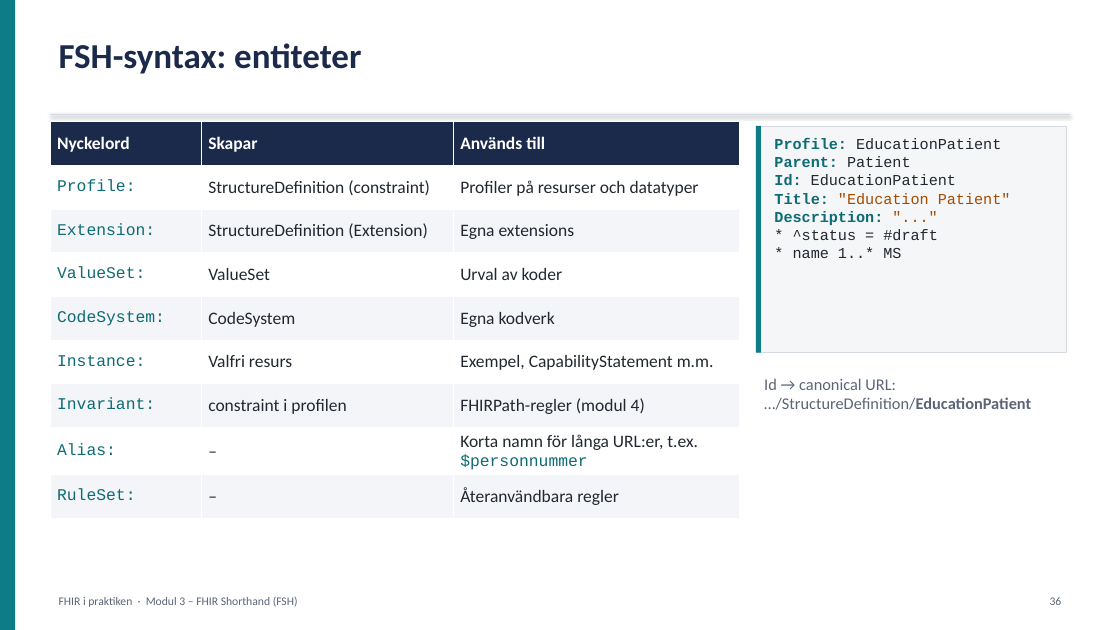
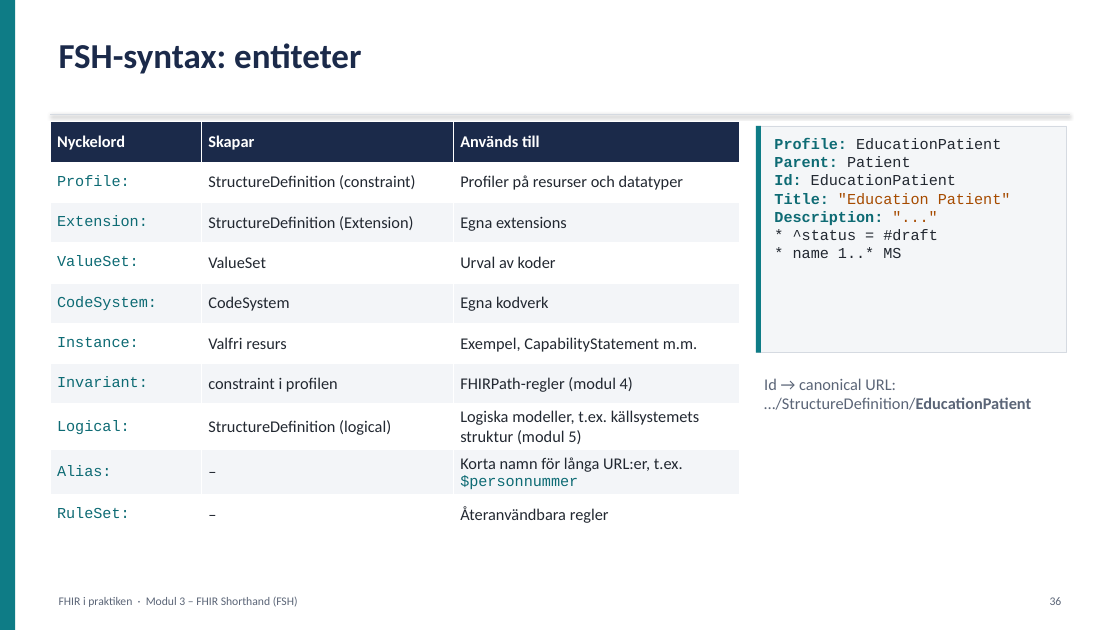
Before and after one commit to oskthu2/fhireducation, a slide deck: slide 36 of presentation/FHIR-utbildning.pptx. Drawn at 1120x630 pixels with LibreOffice and Linux fonts; fonts in the diff are those of the drawing. Boxes give left, top, right and bottom in pixels: in the first picture for what was removed or moved away, otherwise in the second. Text is boxed around its words. In the diff, an @@ line names an element or a change of style, - is before the commit and + after.

```diff
--- a/presentation/FHIR-utbildning.pptx
+++ b/presentation/FHIR-utbildning.pptx
@@ table at bbox=[50, 122, 739, 527] @@
+row 8: Logical: | StructureDefinition (logical) | Logiska modeller, t.ex. källsystemets struktur (modul 5)
```
Also in this commit, not shown: 24 other slides changed, 2 slides added, 1 slide removed, 31 other files.
